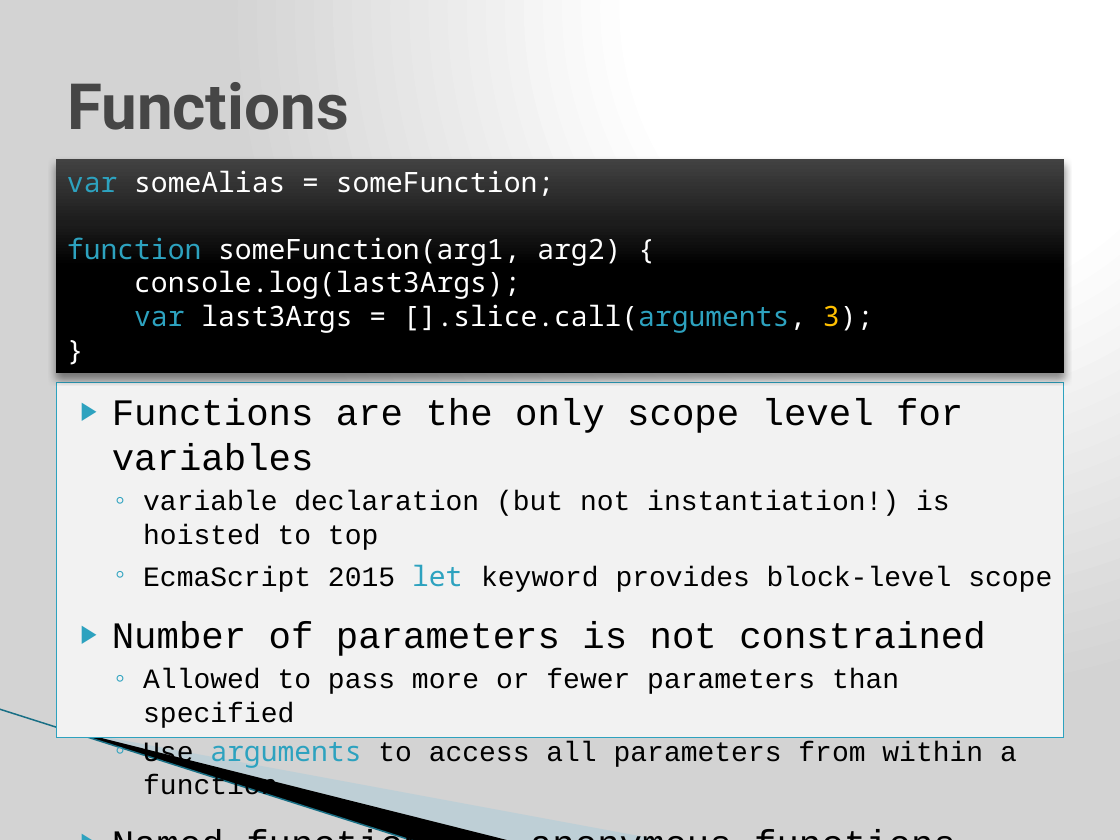
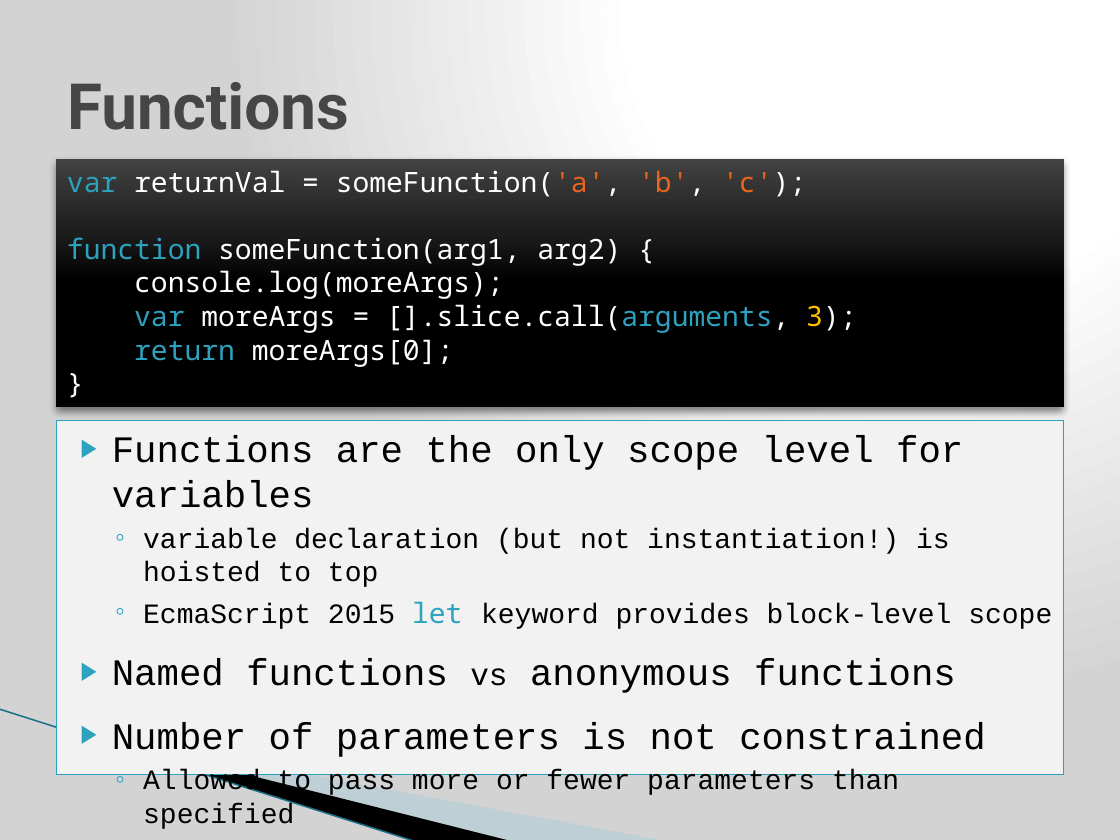
Before and after one commit to j-steve/temp, a slide deck: slide 3 of JavaScript JQuery training.pptx. Drawn at 1120x840 pixels with LibreOffice and Linux fonts; fonts in the diff are those of the drawing; background and template pictures are left out. Boxes give left, top, right and bottom in pixels: in the first picture for what was removed or moved away, otherwise in the second. Text is boxed around its words. In the diff, an @@ line names an element or a change of style, - is before the commit and + after.

```diff
--- a/JavaScript JQuery training.pptx
+++ b/JavaScript JQuery training.pptx
@@ rectangle "var returnVal = someFunction('a', 'b', ...": place and size @@
-rectangle "var returnVal = someFunction('a', 'b', ..." at [56,159,1064,374]
+rectangle "var returnVal = someFunction('a', 'b', ..." at [56,159,1064,408]
@@ text in rectangle at [67,170,806,197]: text changed @@
-var someAlias = someFunction;
+var returnVal = someFunction('a', 'b', 'c');
@@ text in rectangle at [134,270,856,367]: text changed @@
-console.log(last3Args);
-var last3Args = [].slice.call(arguments, 3);
+console.log(moreArgs);
+var moreArgs = [].slice.call(arguments, 3);
+return moreArgs[0];
@@ text at [56,420,1064,775]: paragraph removed @@
-▶ Named functions vs anonymous functions
@@ text "Functions are the only scope ...": place and size @@
-text "Functions are the only scope ..." at [56,383,1064,738]
+text "Functions are the only scope ..." at [56,420,1064,775]
@@ text at [112,659,956,693]: paragraph added @@
+▶ Named functions vs anonymous functions
```
